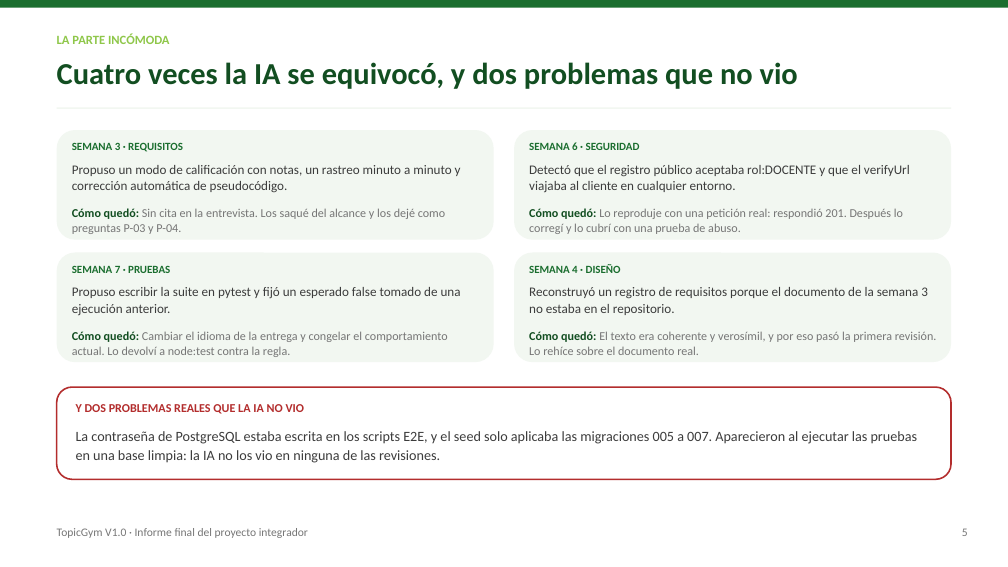
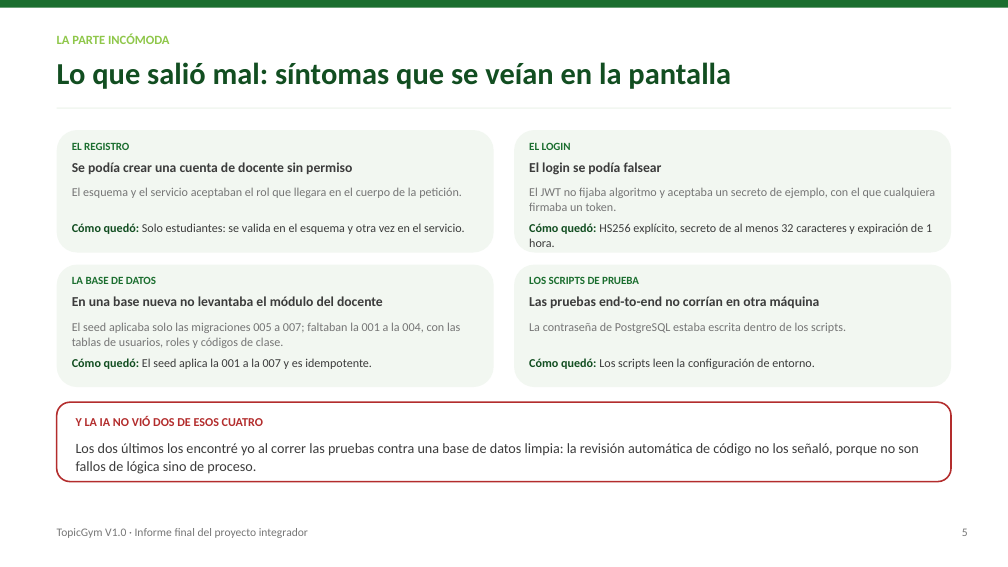
Before and after one commit to MaNDress78/14-11-2026, a slide deck: slide 5 of documentos/semana8/TopicGym_sustentacion_informe_final.pptx. Drawn at 1008x567 pixels with LibreOffice and Linux fonts; fonts in the diff are those of the drawing. Boxes give left, top, right and bottom in pixels: in the first picture for what was removed or moved away, otherwise in the second. Text is boxed around its words. In the diff, an @@ line names an element or a change of style, - is before the commit and + after.

```diff
--- a/documentos/semana8/TopicGym_sustentacion_informe_final.pptx
+++ b/documentos/semana8/TopicGym_sustentacion_informe_final.pptx
@@ text at (57,62,731,89): text changed @@
-Cuatro veces la IA se equivocó, y dos problemas que no vio
+Lo que salió mal: síntomas que se veían en la pantalla
@@ rounded rectangle: place and size @@
-rounded rectangle at (57,130,494,240)
+rounded rectangle at (57,130,494,253)
@@ text at (72,143,129,150): text changed @@
-SEMANA 3 · REQUISITOS
+EL REGISTRO
@@ rounded rectangle: place and size @@
-rounded rectangle at (514,130,951,240)
+rounded rectangle at (514,130,951,253)
@@ text at (529,142,571,150): text changed; size 12.5 to 10.5 pt; text colour #3C3C3C to #1B6E2F; bold on @@
-Detectó que el registro público aceptaba rol:DOCENTE y que el verifyUrl viajaba al cliente en cualquier entorno.
+EL LOGIN
@@ text removed at (529,142,640,150) @@
-SEMANA 6 · SEGURIDAD
@@ text at (72,162,352,174): text changed; size 12.5 to 13 pt; bold on @@
-Propuso un modo de calificación con notas, un rastreo minuto a minuto y corrección automática de pseudocódigo.
+Se podía crear una cuenta de docente sin permiso
@@ text at (529,162,662,175): text changed; size 11.5 to 13 pt; text colour #767676 to #3C3C3C; bold on @@
-Cómo quedó: Lo reproduje con una petición real: respondió 201. Después lo corregí y lo cubrí con una prueba de abuso.
+El login se podía falsear
@@ text at (72,187,462,198): text changed @@
-Cómo quedó: Sin cita en la entrevista. Los saqué del alcance y los dejé como preguntas P-03 y P-04.
+El esquema y el servicio aceptaban el rol que llegara en el cuerpo de la petición.
@@ text added at (529,187,935,211), 11.5 pt, text #767676 @@
+El JWT no fijaba algoritmo y aceptaba un secreto de ejemplo, con el que cualquiera firmaba un token.
@@ text added at (72,223,465,234), 11.5 pt, text #3C3C3C @@
+Cómo quedó: Solo estudiantes: se valida en el esquema y otra vez en el servicio.
@@ text added at (529,223,932,247), 11.5 pt, text #3C3C3C @@
+Cómo quedó: HS256 explícito, secreto de al menos 32 caracteres y expiración de 1 hora.
@@ rounded rectangle: place and size @@
-rounded rectangle at (57,253,494,362)
+rounded rectangle at (57,265,494,387)
@@ text removed at (72,266,170,273) @@
-SEMANA 7 · PRUEBAS
@@ rounded rectangle: place and size @@
-rounded rectangle at (514,253,951,362)
+rounded rectangle at (514,265,951,387)
@@ text removed at (529,264,621,273) @@
-SEMANA 4 · DISEÑO
@@ text at (72,277,156,284): text changed; size 11.5 to 10.5 pt; text colour #767676 to #1B6E2F; bold on @@
-Cómo quedó: Cambiar el idioma de la entrega y congelar el comportamiento actual. Lo devolví a node:test contra la regla.
+LA BASE DE DATOS
@@ text removed at (72,287,461,316) @@
-Propuso escribir la suite en pytest y fijó un esperado false tomado de una ejecución anterior.
@@ text added at (72,296,383,306), 13 pt, text #3C3C3C, bold @@
+En una base nueva no levantaba el módulo del docente
@@ text added at (529,276,639,284), 10.5 pt, text #1B6E2F, bold @@
+LOS SCRIPTS DE PRUEBA
@@ text added at (529,296,820,308), 13 pt, text #3C3C3C, bold @@
+Las pruebas end-to-end no corrían en otra máquina
@@ text added at (72,322,460,348), 11.5 pt, text #767676 @@
+El seed aplicaba solo las migraciones 005 a 007; faltaban la 001 a la 004, con las tablas de usuarios, roles y códigos de clase.
@@ text at (529,322,846,333): text changed; size 13.5 to 11.5 pt; text colour #3C3C3C to #767676 @@
-La contraseña de PostgreSQL estaba escrita en los scripts E2E, y el seed solo aplicaba las migraciones 005 a 007. Aparecieron al ejecutar las pruebas en una base limpia: la IA no los vio en ninguna de las revisiones.
+La contraseña de PostgreSQL estaba escrita dentro de los scripts.
@@ text at (72,358,372,369): text changed; size 12.5 to 11.5 pt @@
-Reconstruyó un registro de requisitos porque el documento de la semana 3 no estaba en el repositorio.
+Cómo quedó: El seed aplica la 001 a la 007 y es idempotente.
@@ text removed at (529,331,937,355) @@
-Cómo quedó: El texto era coherente y verosímil, y por eso pasó la primera revisión. Lo rehíce sobre el documento real.
@@ text added at (529,358,815,369), 11.5 pt, text #3C3C3C @@
+Cómo quedó: Los scripts leen la configuración de entorno.
@@ rounded rectangle: place and size @@
-rounded rectangle at (57,387,951,479)
+rounded rectangle at (57,402,951,482)
@@ text at (76,416,263,426): text changed @@
-Y DOS PROBLEMAS REALES QUE LA IA NO VIO
+Y LA IA NO VIÓ DOS DE ESOS CUATRO
@@ text added at (76,443,918,474), 13.5 pt, text #3C3C3C @@
+Los dos últimos los encontré yo al correr las pruebas contra una base de datos limpia: la revisión automática de código no los señaló, porque no son fallos de lógica sino de proceso.
```
Also in this commit, not shown: 2 other slides changed, 2 slides added, 2 slides removed, 1 other file.
